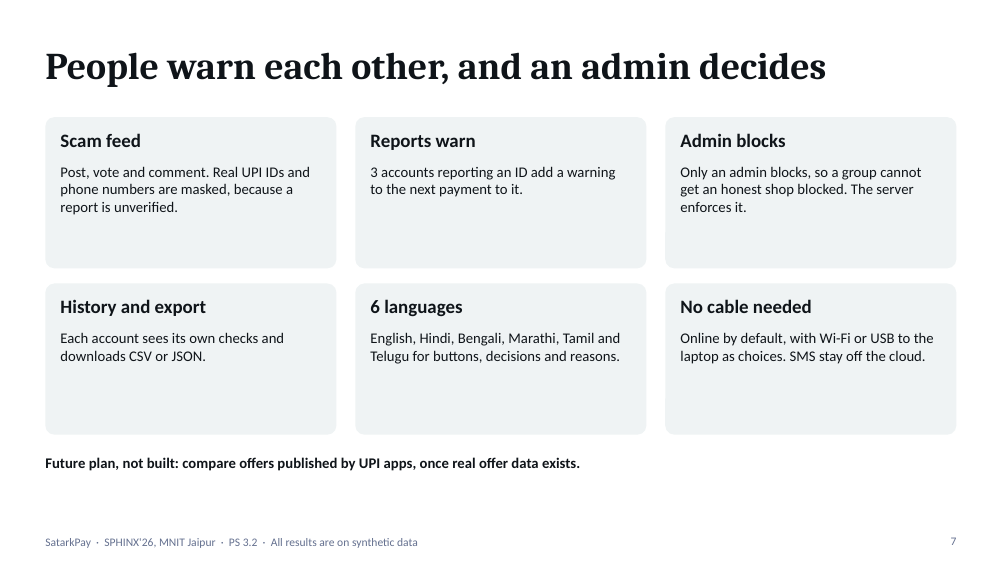
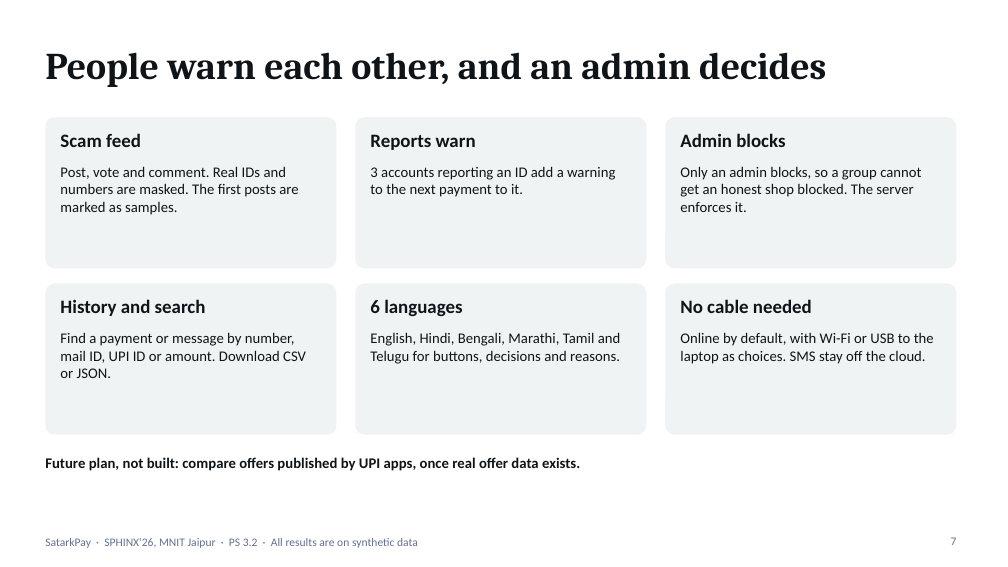
Before and after one commit to ajayyadav432/SatarkPay, a slide deck: slide 7 of docs/SatarkPay_Pitch.pptx. Drawn at 1008x567 pixels with LibreOffice and Linux fonts; fonts in the diff are those of the drawing. Boxes give left, top, right and bottom in pixels: in the first picture for what was removed or moved away, otherwise in the second. Text is boxed around its words. In the diff, an @@ line names an element or a change of style, - is before the commit and + after.

Commit message:
History search by number or mail ID, sample feed posts, extension test site
- History keeps the sender of each message and what was decided on each payment
- Search a phone number in any spacing, a mail ID, a UPI ID or an amount; filter by type
- Demo accounts also see past simulated payments
- Messages from the laptop's own phone and extension reach its owner, not a test login over Wi-Fi
- An empty feed starts with 6 made-up posts marked Sample
- New test site for the extension: links, a risky page, sample emails

```diff
--- a/docs/SatarkPay_Pitch.pptx
+++ b/docs/SatarkPay_Pitch.pptx
@@ text at <box>60,166,298,215</box>: text changed @@
-Post, vote and comment. Real UPI IDs and phone numbers are masked, because a report is unverified.
+Post, vote and comment. Real IDs and numbers are masked. The first posts are marked as samples.
@@ text at <box>60,299,206,316</box>: text changed @@
-History and export
+History and search
@@ text at <box>60,332,306,378</box>: text changed @@
-Each account sees its own checks and downloads CSV or JSON.
+Find a payment or message by number, mail ID, UPI ID or amount. Download CSV or JSON.
```
Also in this commit, not shown: 22 other files.
